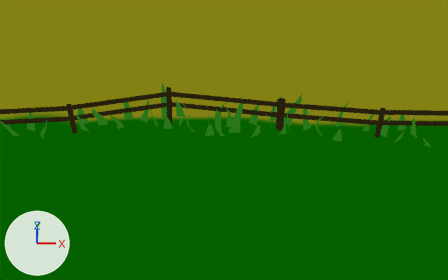
Two versions of the Blender file levels/level1/Levev1.blend, one commit apart.
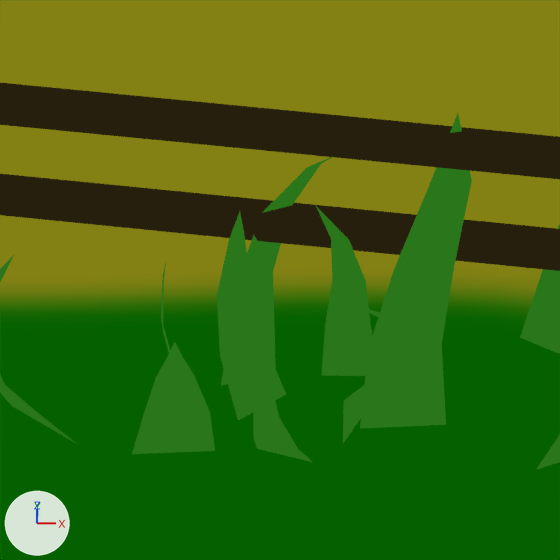
Each version appears first from a camera (50 mm lens) standing at (0.32, -13.58, 12.6) and looking at (0.07, -0.25, -0.01), and next in a close-up on the part from 42% to 57% of the width and 30% to 53% of the height. The lights are fixed; the arrows at lower left show +X, +Y and +Z.

Objects in the first close-up: 'fence', 'grass1-2', 'grass2.001', 'land'.
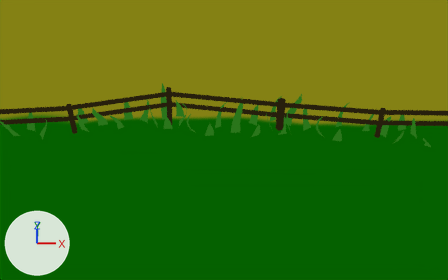
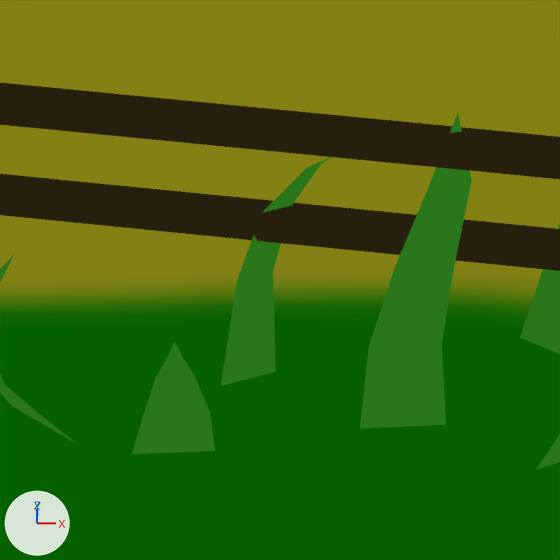
Location of each change, [x1, y1, x2, y2] in pixels of the close-ups (560 x 560 px):
'grass1-2', hidden (green): before [161, 206, 393, 462]

Diff of the bpy script that builds the scene:
```diff
--- a/levels/level1/Levev1.blend.py
+++ b/levels/level1/Levev1.blend.py
@@ ob_grass1_2 @@
 ob_grass1_2.location = (0.0, 0.0, 0.0)
+ob_grass1_2.hide_set(True)
```
